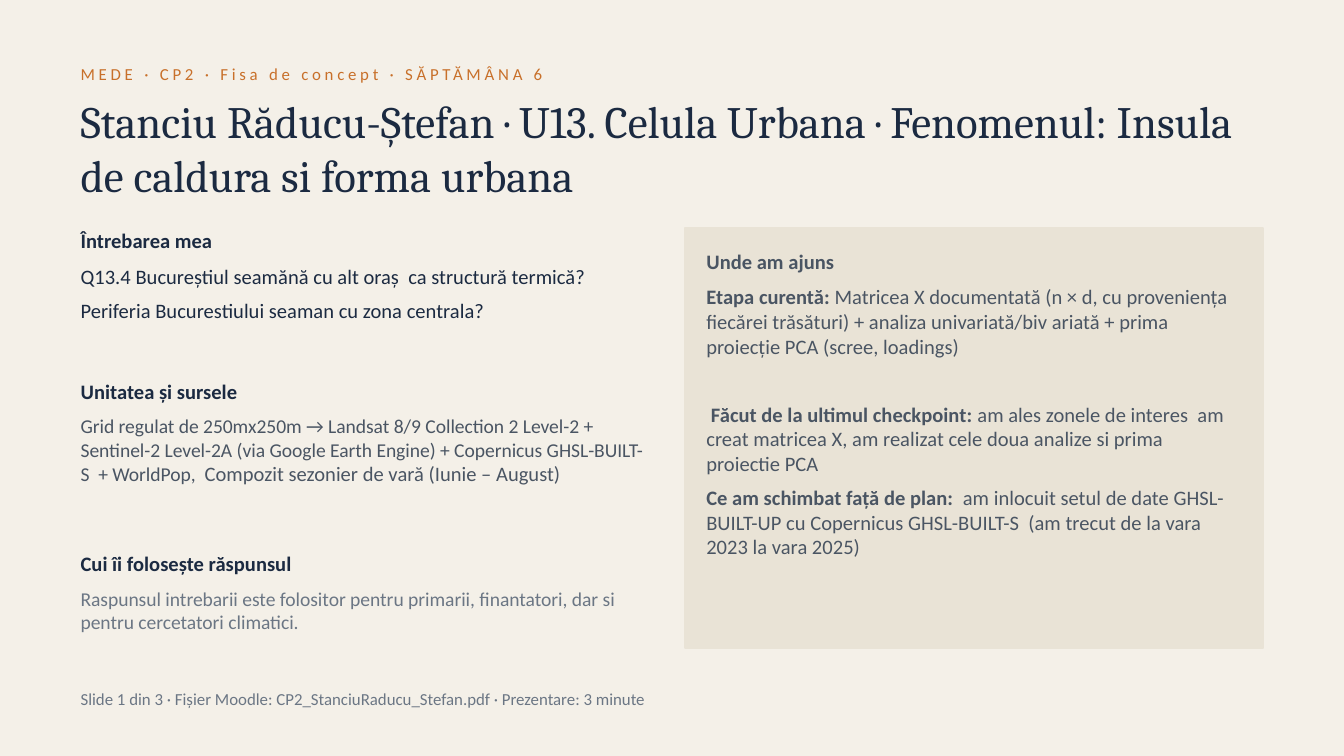
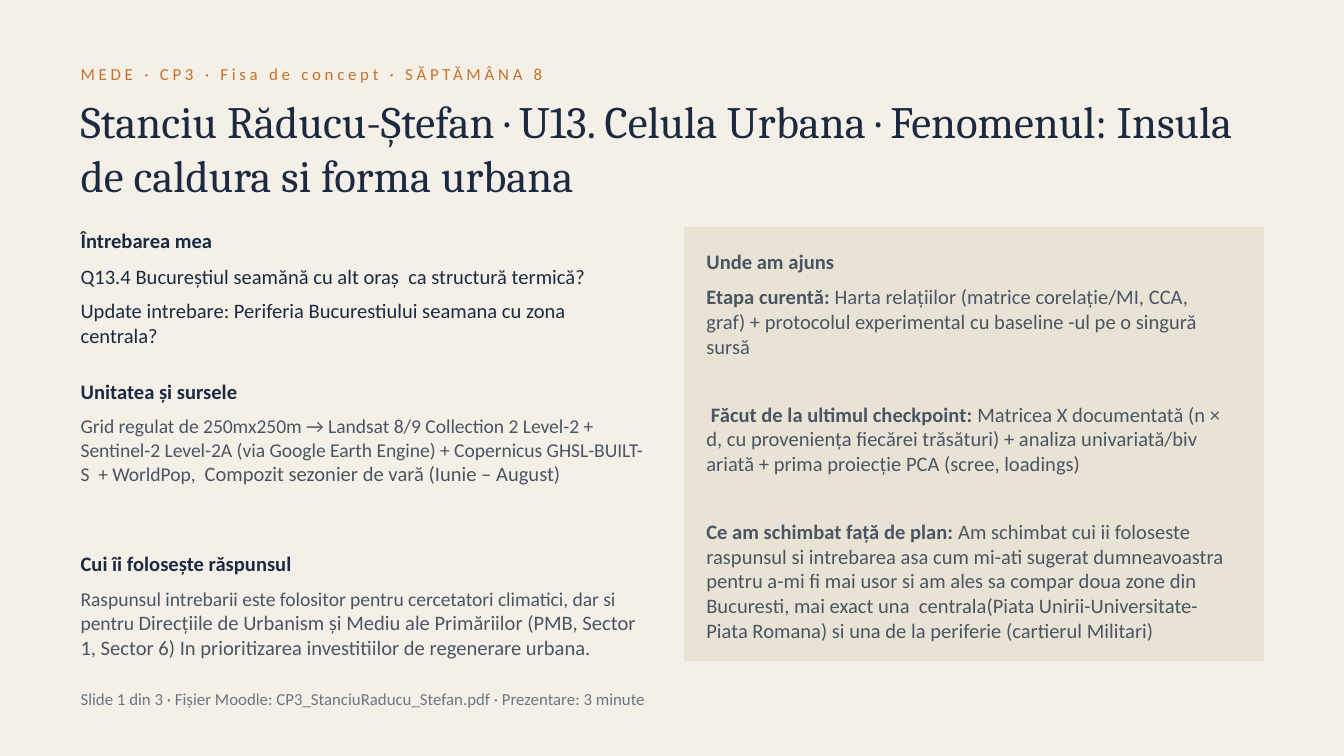
Before and after one commit to raducu-stanciu/Celula-Urbana-Fenomenul-Insula-de-caldura-si-forma-urbana, a slide deck: slide 1 of MEDE_sablon_checkpoint_3_slide-uri.pptx. Drawn at 1344x756 pixels with LibreOffice and Linux fonts; fonts in the diff are those of the drawing. Boxes give left, top, right and bottom in pixels: in the first picture for what was removed or moved away, otherwise in the second. Text is boxed around its words. In the diff, an @@ line names an element or a change of style, - is before the commit and + after.

Commit message:
Finalizare CP3: analiza latent spaces (PCA, KernelPCA, UMAP), stabilitate si baseline

```diff
--- a/MEDE_sablon_checkpoint_3_slide-uri.pptx
+++ b/MEDE_sablon_checkpoint_3_slide-uri.pptx
@@ text at (x1=534, y1=68, x2=543, y2=80): text changed @@
-MEDE · CP2 · Fisa de concept · SĂPTĂMÂNA 6
+MEDE · CP3 · Fisa de concept · SĂPTĂMÂNA 8
@@ rectangle resized from (x1=685, y1=228, x2=1263, y2=648) to (x1=685, y1=228, x2=1263, y2=660) @@
@@ text at (x1=706, y1=289, x2=1223, y2=642): text changed @@
-Etapa curentă: Matricea X documentată (n × d, cu proveniența fiecărei trăsături) + analiza univariată/biv ariată + prima proiecție PCA (scree, loadings)
-Făcut de la ultimul checkpoint: am ales zonele de interes am creat matricea X, am realizat cele doua analize si prima proiectie PCA
-Ce am schimbat față de plan: am inlocuit setul de date GHSL-BUILT-UP cu Copernicus GHSL-BUILT-S (am trecut de la vara 2023 la vara 2025)
+Etapa curentă: Harta relațiilor (matrice corelație/MI, CCA, graf) + protocolul experimental cu baseline -ul pe o singură sursă
+Făcut de la ultimul checkpoint: Matricea X documentată (n × d, cu proveniența fiecărei trăsături) + analiza univariată/biv ariată + prima proiecție PCA (scree, loadings)
+Ce am schimbat față de plan: Am schimbat cui ii foloseste raspunsul si intrebarea asa cum mi-ati sugerat dumneavoastra pentru a-mi fi mai usor si am ales sa compar doua zone din Bucuresti, mai exact una centrala(Piata Unirii-Universitate-Piata Romana) si una de la periferie (cartierul Militari)
@@ text at (x1=81, y1=303, x2=565, y2=343): text changed @@
-Periferia Bucurestiului seaman cu zona centrala?
+Update intrebare: Periferia Bucurestiului seamana cu zona centrala?
@@ text at (x1=81, y1=592, x2=635, y2=659): text changed; size 10.5 to 11 pt; text colour #6B7684 to #4A5563 @@
-Raspunsul intrebarii este folositor pentru primarii, finantatori, dar si pentru cercetatori climatici.
+Raspunsul intrebarii este folositor pentru cercetatori climatici, dar si pentru Direcțiile de Urbanism și Mediu ale Primăriilor (PMB, Sector 1, Sector 6) In prioritizarea investitiilor de regenerare urbana.
@@ text at (x1=81, y1=693, x2=645, y2=708): text changed @@
-Slide 1 din 3 · Fișier Moodle: CP2_StanciuRaducu_Stefan.pdf · Prezentare: 3 minute
+Slide 1 din 3 · Fișier Moodle: CP3_StanciuRaducu_Stefan.pdf · Prezentare: 3 minute
```
Also in this commit, not shown: 2 other slides changed, 3 other files.
